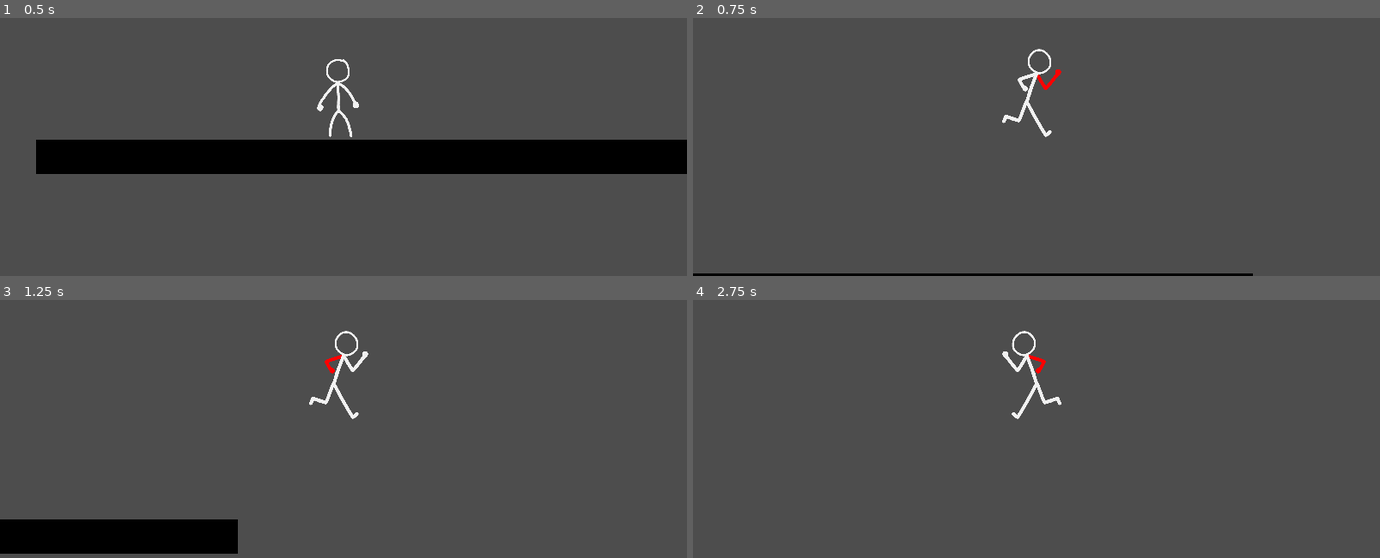
Above: before the commit, frames 1-4 (two rows, left to right).
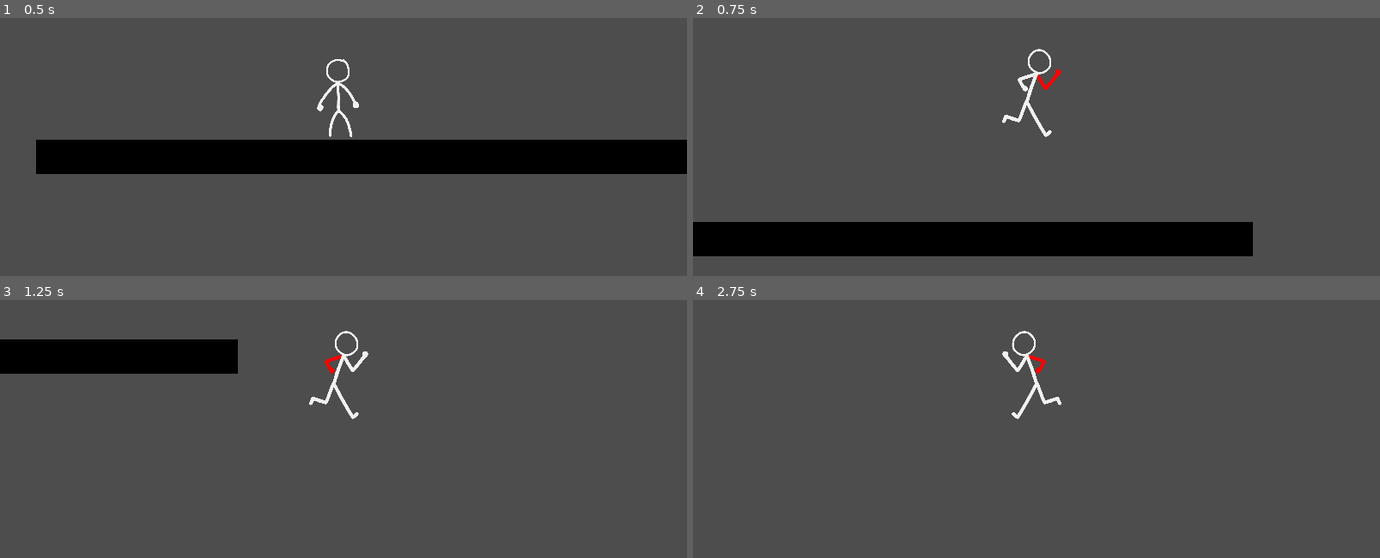
Above: after the commit, the same moments.

Repository: sidsenthilexe/baneful-duality
Game: Godot game, scene res://main/main.tscn
Same seed, same stepped clock (60 frames per second), same inputs: the game is played once before the commit and once after it. The project has no main scene, so this scene is started directly.
Inputs:
- Up to frame 1 (0.5 s): no input
- Up to frame 2 (0.75 s): hold Right (move_right) from 0.53 s (still down); hold Up (move_up) from 0.53 s (still down)
- Up to frame 3 (1.25 s): keep holding Right (move_right); keep holding Up (move_up)
- Up to frame 4 (2.75 s): release Up (move_up) at 1.28 s; tap Up (move_up) at 1.35, 1.52, 1.82 s; release Right (move_right) at 2.03 s; hold Left (move_left) from 2.03 s (still down); hold Up (move_up) from 2.03 s (still down)

Frame 1 is identical in both runs. In frame 2, 12% of the frame differs, in the area x 0-82%, y 79-100%; in frame 3, 9.2%; in frame 4, less than 0.1%.

Commit message:
Update jumping mechanics and added double jump with alt/option + space

Diff:
--- a/baneful-duality/player/player.gd
+++ b/baneful-duality/player/player.gd
@@ -11,8 +11,11 @@
 		velocity += get_gravity() * delta
 
 	# Handle jump.
-	if Input.is_action_just_pressed("move_up") and is_on_floor():
-		velocity.y = JUMP_VELOCITY
+	if Input.is_action_pressed("move_up") and is_on_floor():
+		velocity.y = 0.7 * JUMP_VELOCITY
+
+	if (Input.is_action_pressed("double_jump")) and not is_on_floor():
+		velocity.y = 0.5 * JUMP_VELOCITY
 
 	# Get the input direction and handle the movement/deceleration.
 	# As good practice, you should replace UI actions with custom gameplay actions.
--- a/baneful-duality/project.godot
+++ b/baneful-duality/project.godot
@@ -50,3 +50,8 @@
 "events": [Object(InputEventKey,"resource_local_to_scene":false,"resource_name":"","device":-1,"window_id":0,"alt_press …(195 unchanged characters)…
 ]
 }
+double_jump={
+"deadzone": 0.0,
+"events": [Object(InputEventKey,"resource_local_to_scene":false,"resource_name":"","device":-1,"window_id":0,"alt_pressed":true,"shift_pressed":false,"ctrl_pressed":false,"meta_pressed":false,"pressed":false,"keycode":0,"physical_keycode":32,"key_label":0,"unicode":32,"location":0,"echo":false,"script":null)
+]
+}
